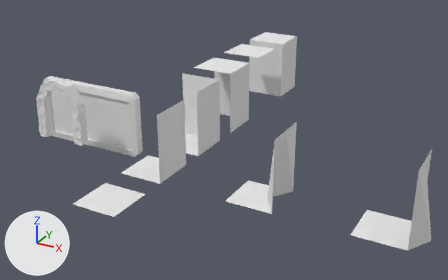
Before and after pictures for a commit that changed the Blender file blender/walls.blend.
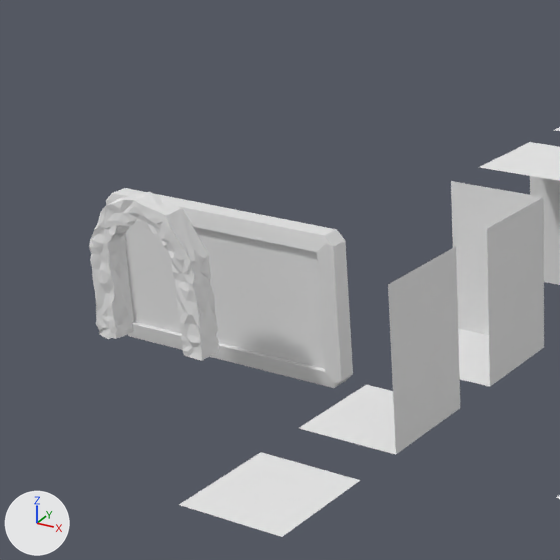
Each version appears first whole from a 50 mm lens placed at (11.1, -22.42, 11.78), pointed at (-1.81, 1.04, 0.05), and next in a close-up on the part from 0% to 51% of the width and 0% to 81% of the height. Every picture has the same lights, and +X, +Y and +Z are marked at lower left.
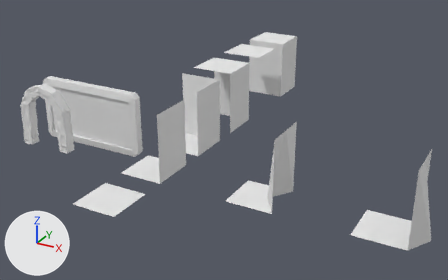
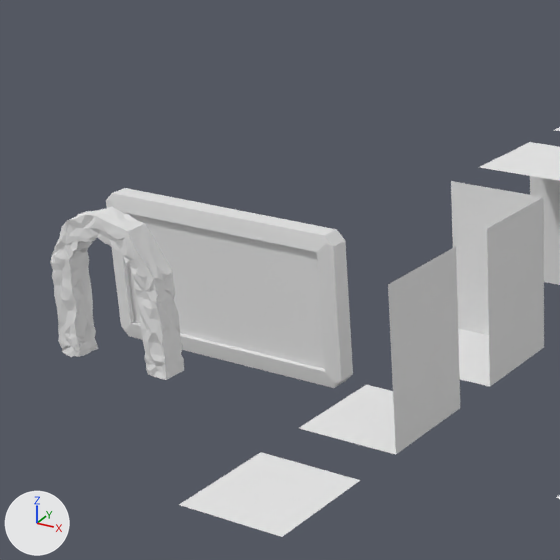
The edits, one by one:
Object 'Cube.004' (ob_cube_004) moves from (-9.0, -2.0, 0.0) to (-9.0, -3.0, 0.0).

What differs and where, as boxes (x1, y1, x2, y2) in the close-ups (560 x 560 px):
'Cube.004', moved: before (89, 192, 219, 361); after (50, 206, 184, 380)
